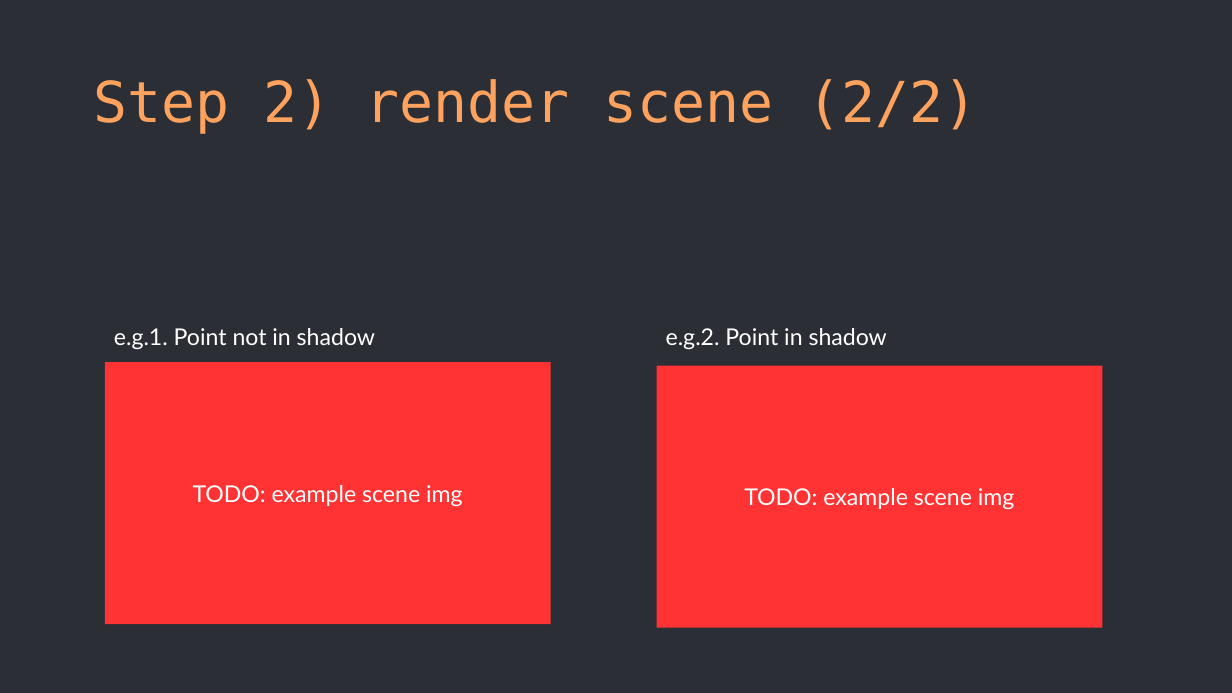
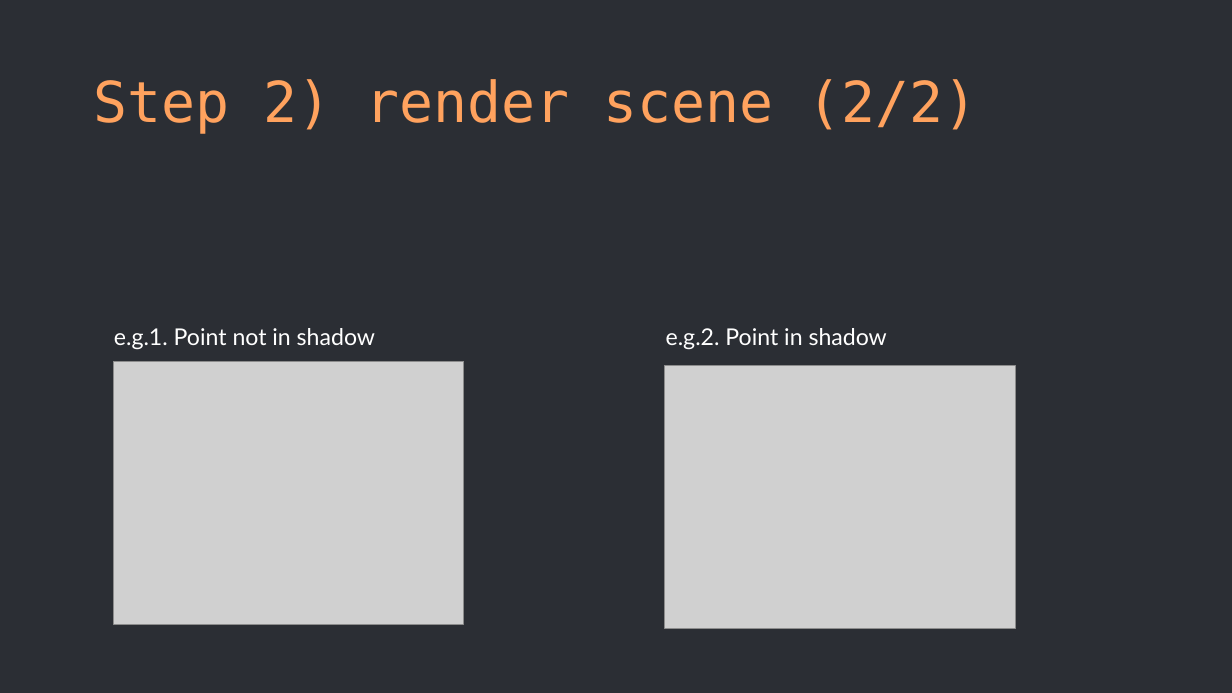
Before and after one commit to Alba-NR/ShadowMapping_TechTalk, a slide deck: slide 16 of slides/slides.pptx. Drawn at 1232x693 pixels with LibreOffice and Linux fonts; fonts in the diff are those of the drawing; grey boxes stand for pictures. Boxes give left, top, right and bottom in pixels: in the first picture for what was removed or moved away, otherwise in the second. Text is boxed around its words. In the diff, an @@ line names an element or a change of style, - is before the commit and + after.

Commit message:
Created & added diagrams for step2 in method (slides)

```diff
--- a/slides/slides.pptx
+++ b/slides/slides.pptx
@@ rectangle removed at <box>104,362,551,625</box> @@
-TODO: example scene img
@@ picture added at <box>113,361,464,625</box> @@
@@ rectangle removed at <box>656,366,1103,628</box> @@
-TODO: example scene img
@@ picture added at <box>665,366,1016,629</box> @@
```
Also in this commit, not shown: 1 other slide changed, 6 other files.
